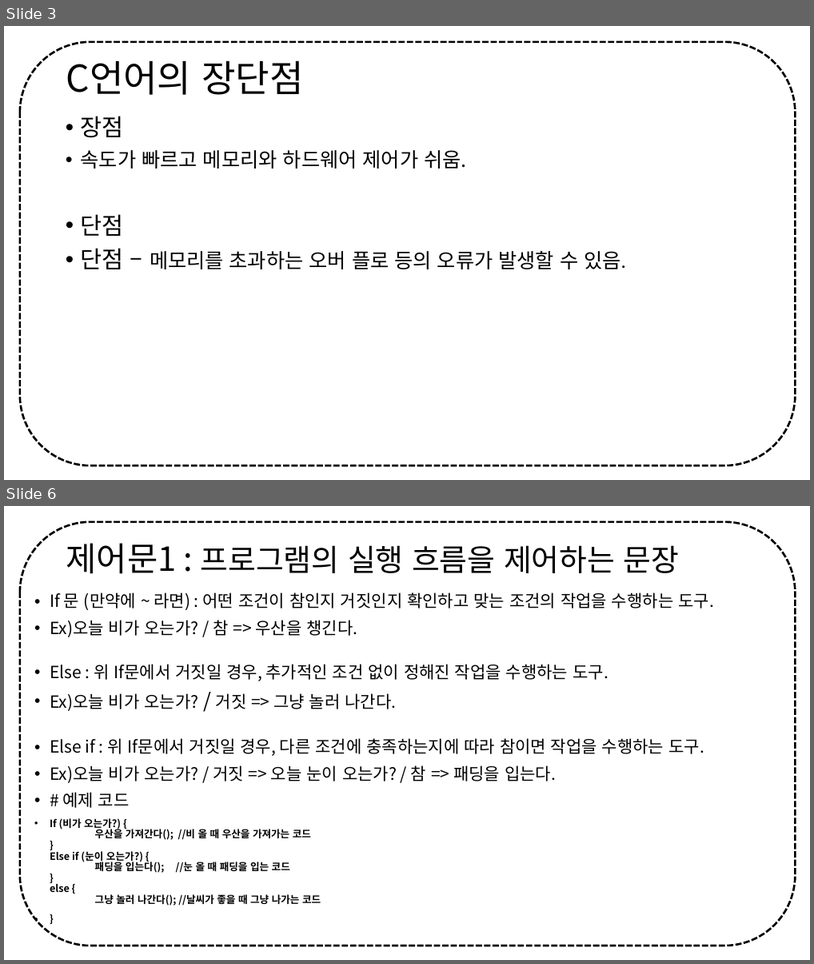
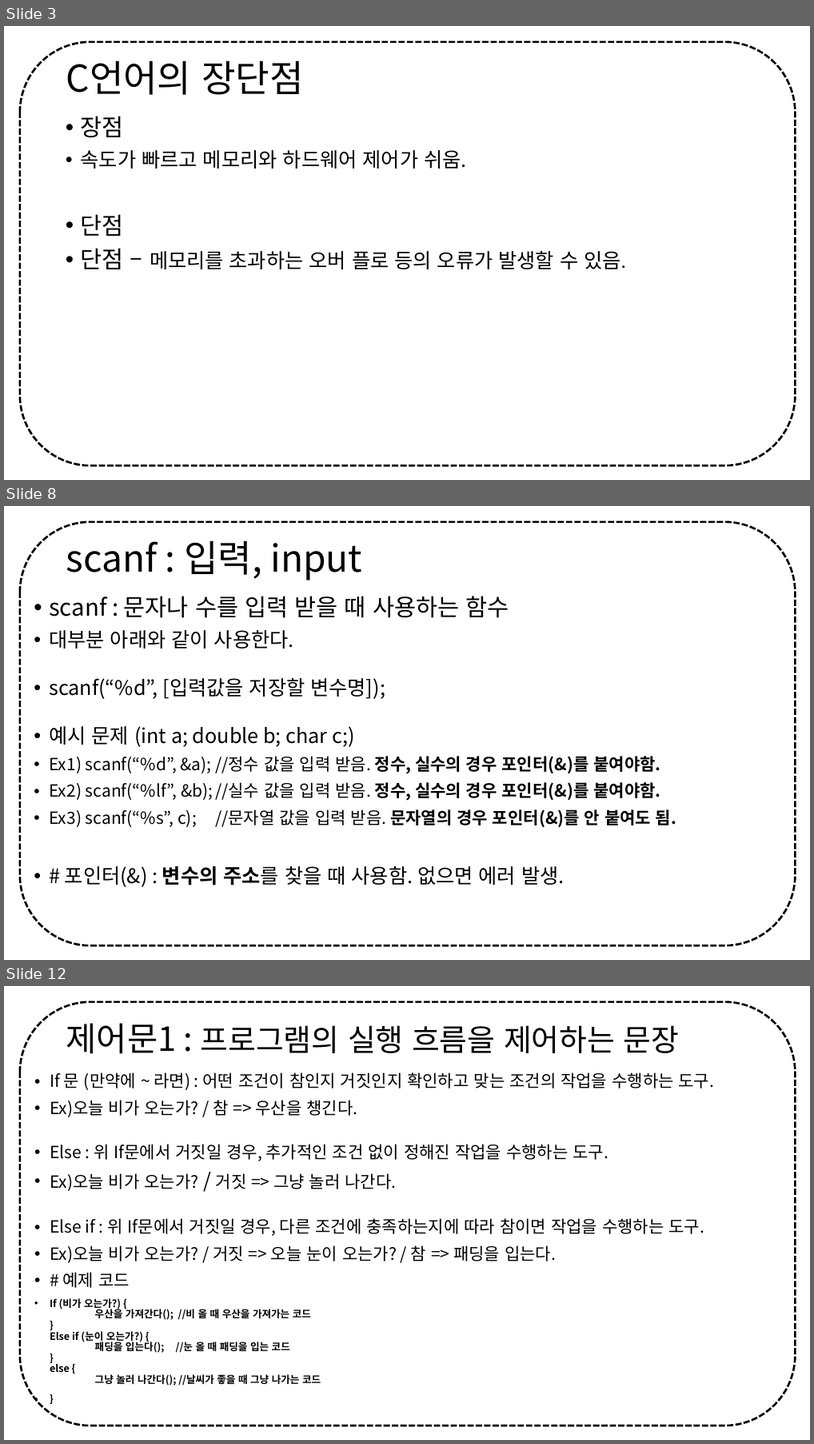
Before and after one commit to Z3r0c0k3/23-make, a slide deck: C lang/정보보안 멘토링 - C언어 zeroday.pptx. Shown one above the other, each under a label of ours: slides 3 and 6 before the commit, slides 3, 8 and 12 after it; the slides between them are not shown. The pictures are 814x964 and 814x1444 pixels, drawn with LibreOffice and Linux fonts; fonts in the diff are those of the drawing. Boxes give left, top, right and bottom in pixels: in the first picture for what was removed or moved away, otherwise in the second. Text is boxed around its words. In the diff, an @@ line names an element or a change of style, - is before the commit and + after.

```diff
--- a/C lang/정보보안 멘토링 - C언어 zeroday.pptx
+++ b/C lang/정보보안 멘토링 - C언어 zeroday.pptx
@@ slide 8 added at (4,506,810,960), background #FFFFFF; not listed: 1 template element that a slide beside it also shows @@
@@ title added at (66,540,362,580), 44 pt, text #000000 @@
+scanf : 입력, input
@@ text added at (49,596,677,887), 20 pt, text #000000 @@
+• scanf : 문자나 수를 입력 받을 때 사용하는 함수
+• 대부분 아래와 같이 사용한다.
+• scanf(“%d”, [입력값을 저장할 변수명]);
+• 예시 문제 (int a; double b; char c;)
+• Ex1) scanf(“%d”, &a); //정수 값을 입력 받음. 정수, 실수의 경우 포인터(&)를 붙여야함.
+• Ex2) scanf(“%lf”, &b); //실수 값을 입력 받음. 정수, 실수의 경우 포인터(&)를 붙여야함.
+• Ex3) scanf(“%s”, c); //문자열 값을 입력 받음. 문자열의 경우 포인터(&)를 안 붙여도 됨.
+• # 포인터(&) : 변수의 주소를 찾을 때 사용함. 없으면 에러 발생.
@@ what was slide 6 is now slide 12 @@
```
Also in this commit, not shown: 5 slides changed, 8 other slides added, 1 slide removed.
